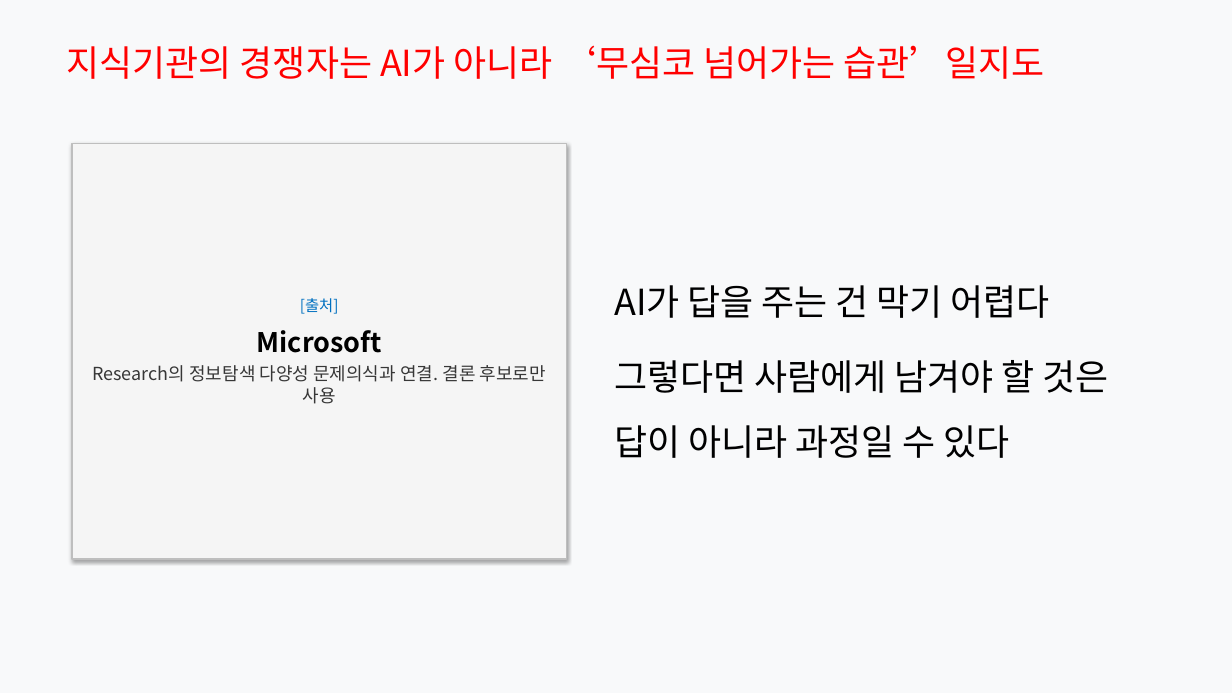
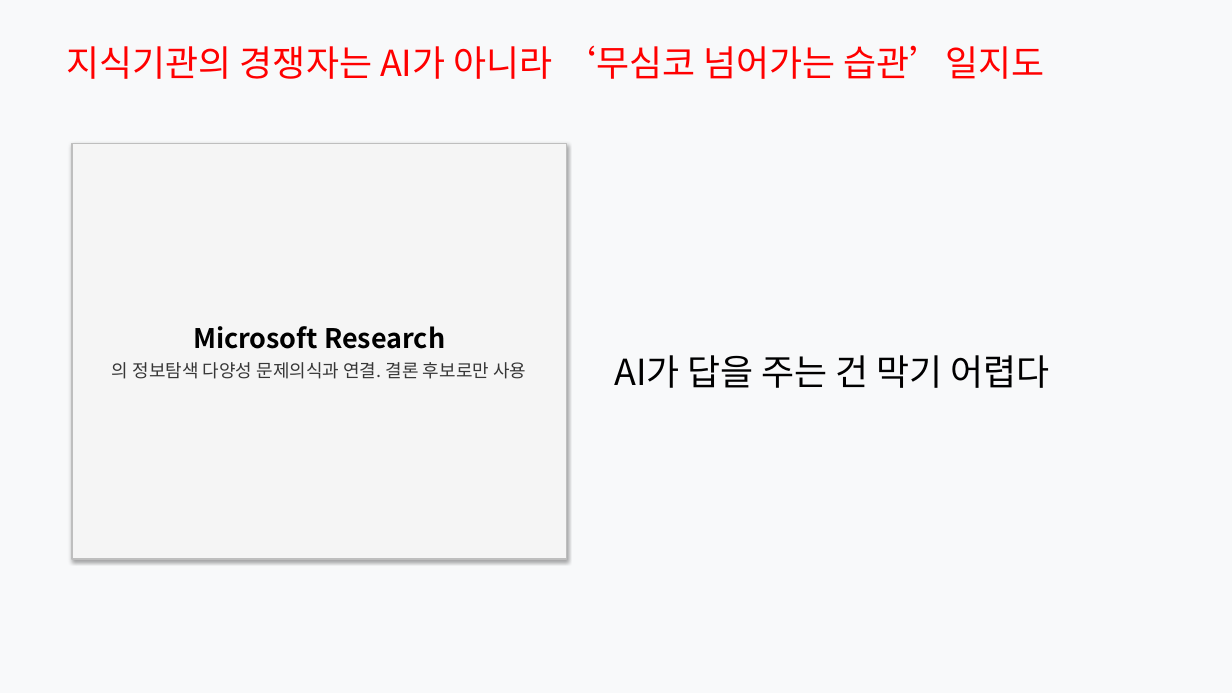
Before and after one commit to Rlearnchan/luddite, a slide deck: slide 19 of outputs/pptx/ai_knowledge_institution_styled_draft.pptx. Drawn at 1232x693 pixels with LibreOffice and Linux fonts; fonts in the diff are those of the drawing. Boxes give left, top, right and bottom in pixels: in the first picture for what was removed or moved away, otherwise in the second. Text is boxed around its words. In the diff, an @@ line names an element or a change of style, - is before the commit and + after.

```diff
--- a/outputs/pptx/ai_knowledge_institution_styled_draft.pptx
+++ b/outputs/pptx/ai_knowledge_institution_styled_draft.pptx
@@ text in rectangle at (112, 326, 526, 379): text changed @@
-[출처]
-Microsoft
-Research의 정보탐색 다양성 문제의식과 연결. 결론 후보로만 사용
+Microsoft Research
+의 정보탐색 다양성 문제의식과 연결. 결론 후보로만 사용
@@ text at (614, 360, 1109, 458): paragraph removed @@
-그렇다면 사람에게 남겨야 할 것은 답이 아니라 과정일 수 있다
```
Also in this commit, not shown: 15 other slides changed, 8 other files.
